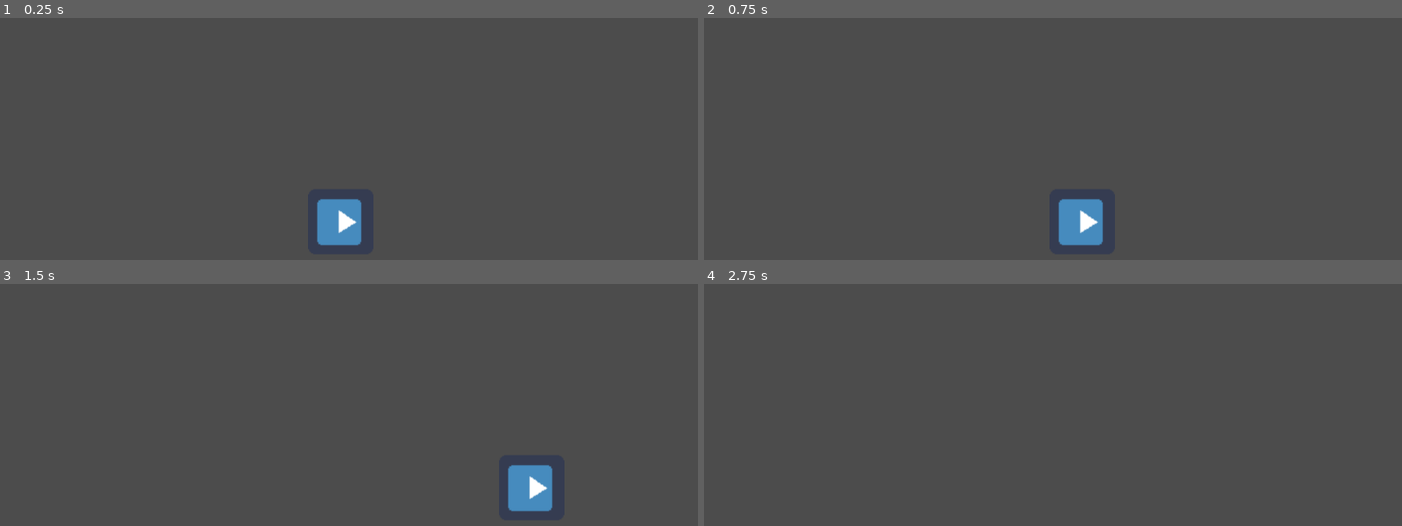
Above: before the commit, frames 1-4 (two rows, left to right).
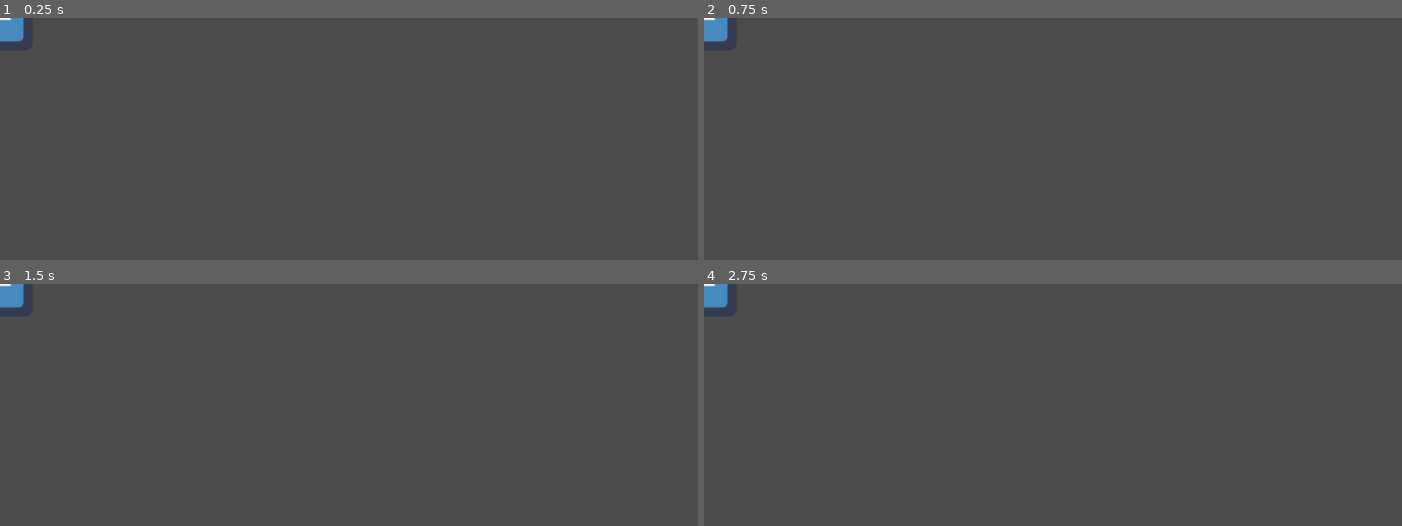
Above: after the commit, the same moments.

Repository: lucasviner/primerjoc
Game: Godot game, scene res://Joc.tscn
Two runs of this game, one before a commit and one after it. Both use one fixed random seed, a clock stepped at 60 frames per second and the inputs below. The engine's default icon, where the game draws it, is replaced by a stand-in: a white triangle on a blue panel in a dark square.
Inputs:
- Up to frame 1 (0.25 s): no input
- Up to frame 2 (0.75 s): tap Enter at 0.5 s; hold Right (mou dreta) from 0.53 s (still down)
- Up to frame 3 (1.5 s): tap Down (mou abaix, bound only after the commit) at 0.8, 1.35 s; release Right (mou dreta) at 1.28 s
- Up to frame 4 (2.75 s): tap Up (mou adalt, bound only after the commit) at 1.55 s; hold Up (mou adalt, bound only after the commit) from 2.03 s (still down); tap A (mou esquerra, bound only after the commit) at 2.3 s

The runs differ from the first frame. In frame 1, 1.5% of the frame differs, in the area x 0-52%, y 0-94%; in frame 2, 1.5%; in frame 3, 1.5%, in the area x 0-80%, y 0-94%; in frame 4, 0.3%.

Commit message:
Segona classe

Diff:
--- a/Godot.gd
+++ b/Godot.gd
@@ -1,4 +1,4 @@
-extends Sprite
+extends Area2D
 
 var velocitat := 300
 var direccio = Vector2(0,0)
@@ -28,6 +28,23 @@
 #	if position.y <= 0:
 #		velocitat.y = -velocitat.y
 #		position.y = 0
-	position += direccio * velocitat * delta
+	direccio = Vector2.ZERO
 	if Input.is_action_pressed("mou dreta"):
-		direccio = Vector2(1,0)
+		direccio += Vector2.RIGHT
+#		modulate = Color(1,0,0)
+	if Input.is_action_pressed("mou esquerra"):
+		direccio += Vector2.LEFT
+	if Input.is_action_pressed("mou adalt"):
+		direccio += Vector2.UP
+	if Input.is_action_pressed("mou abaix"):
+		direccio += Vector2.DOWN
+	position += direccio.normalized() * velocitat * delta
+
+
+
+func _on_Personatge_area_entered(area):
+	modulate = Color(1,0,0) # Replace with function body.
+
+
+func _on_Personatge_area_exited(area):
+	modulate = Color(1,1,1) # Replace with function body.
--- a/Joc.tscn
+++ b/Joc.tscn
@@ -1,12 +1,34 @@
-[gd_scene load_steps=3 format=2]
+[gd_scene load_steps=5 format=2]
 
 [ext_resource path="res://icon.png" type="Texture" id=1]
-[ext_resource path="res://Godot.gd" type="Script" id=2]
+[ext_resource path="res://Personatge.gd" type="Script" id=2]
+
+[sub_resource type="RectangleShape2D" id=1]
+extents = Vector2( 48, 48 )
+
+[sub_resource type="RectangleShape2D" id=2]
+extents = Vector2( 46.75, 225.781 )
 
 [node name="Joc" type="Node2D"]
 
-[node name="Godot" type="Sprite" parent="."]
-position = Vector2( 1021, 35 )
+[node name="Personatge" type="Area2D" parent="."]
+script = ExtResource( 2 )
+
+[node name="Godot" type="Sprite" parent="Personatge"]
 scale = Vector2( 1.5, 1.5 )
 texture = ExtResource( 1 )
-script = ExtResource( 2 )
+
+[node name="CollisionShape2D" type="CollisionShape2D" parent="Personatge"]
+visible = false
+position = Vector2( -1, 0 )
+shape = SubResource( 1 )
+
+[node name="Area2D" type="Area2D" parent="."]
+position = Vector2( 59, 35 )
+
+[node name="CollisionShape2D" type="CollisionShape2D" parent="Area2D"]
+position = Vector2( 816.25, 226.219 )
+shape = SubResource( 2 )
+
+[connection signal="area_entered" from="Personatge" to="Personatge" method="_on_Personatge_area_entered"]
+[connection signal="area_exited" from="Personatge" to="Personatge" method="_on_Personatge_area_exited"]
--- /dev/null
+++ b/Personatge.gd
@@ -0,0 +1,16 @@
+extends Area2D
+
+
+# Declare member variables here. Examples:
+# var a = 2
+# var b = "text"
+
+
+# Called when the node enters the scene tree for the first time.
+func _ready():
+	pass # Replace with function body.
+
+
+# Called every frame. 'delta' is the elapsed time since the previous frame.
+#func _process(delta):
+#	pass
--- a/project.godot
+++ b/project.godot
@@ -22,6 +22,24 @@
 , Object(InputEventKey,"resource_local_to_scene":false,"resource_name":"","device":0,"alt":false,"shift":false,"control":false,"meta":false,"command":false,"pressed":false,"scancode":68,"physical_scancode":0,"unicode":0,"echo":false,"script":null)
  ]
 }
+"mou adalt"={
+"deadzone": 0.5,
+"events": [ Object(InputEventKey,"resource_local_to_scene":false,"resource_name":"","device":0,"alt":false,"shift":false,"control":false,"meta":false,"command":false,"pressed":false,"scancode":16777232,"physical_scancode":0,"unicode":0,"echo":false,"script":null)
+, Object(InputEventKey,"resource_local_to_scene":false,"resource_name":"","device":0,"alt":false,"shift":false,"control":false,"meta":false,"command":false,"pressed":false,"scancode":87,"physical_scancode":0,"unicode":0,"echo":false,"script":null)
+ ]
+}
+"mou abaix"={
+"deadzone": 0.5,
+"events": [ Object(InputEventKey,"resource_local_to_scene":false,"resource_name":"","device":0,"alt":false,"shift":false,"control":false,"meta":false,"command":false,"pressed":false,"scancode":16777234,"physical_scancode":0,"unicode":0,"echo":false,"script":null)
+, Object(InputEventKey,"resource_local_to_scene":false,"resource_name":"","device":0,"alt":false,"shift":false,"control":false,"meta":false,"command":false,"pressed":false,"scancode":83,"physical_scancode":0,"unicode":0,"echo":false,"script":null)
+ ]
+}
+"mou esquerra"={
+"deadzone": 0.5,
+"events": [ Object(InputEventKey,"resource_local_to_scene":false,"resource_name":"","device":0,"alt":false,"shift":false,"control":false,"meta":false,"command":false,"pressed":false,"scancode":65,"physical_scancode":0,"unicode":0,"echo":false,"script":null)
+, Object(InputEventKey,"resource_local_to_scene":false,"resource_name":"","device":0,"alt":false,"shift":false,"control":false,"meta":false,"command":false,"pressed":false,"scancode":16777231,"physical_scancode":0,"unicode":0,"echo":false,"script":null)
+ ]
+}
 
 [physics]
 
